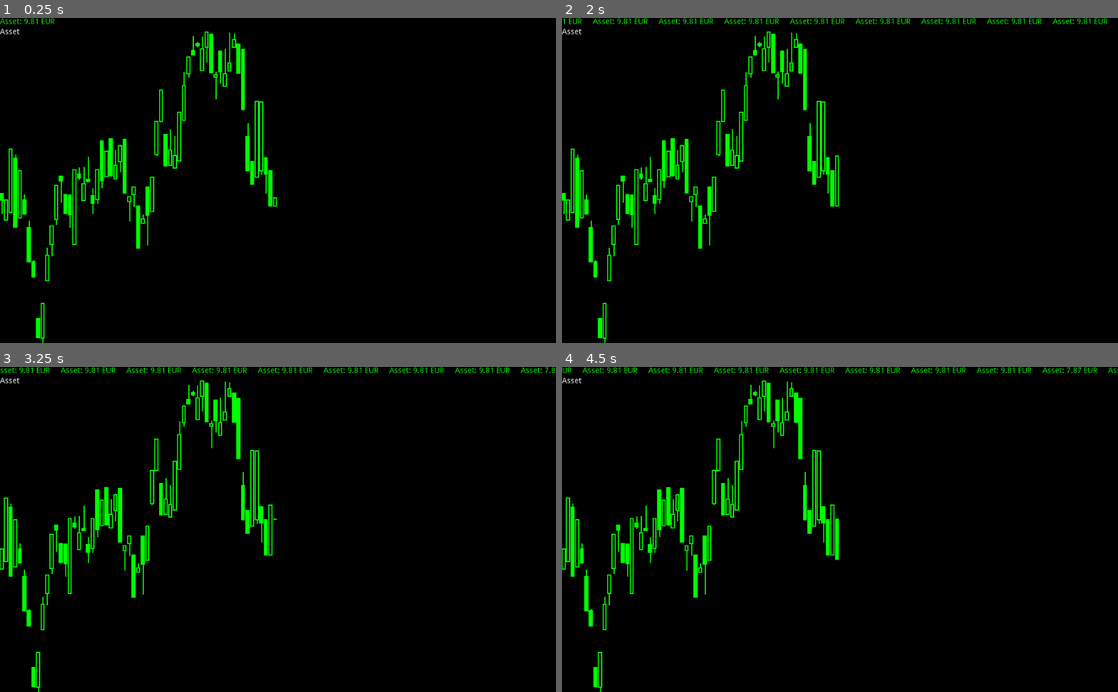
Above: before the commit, frames 1-4 (two rows, left to right).
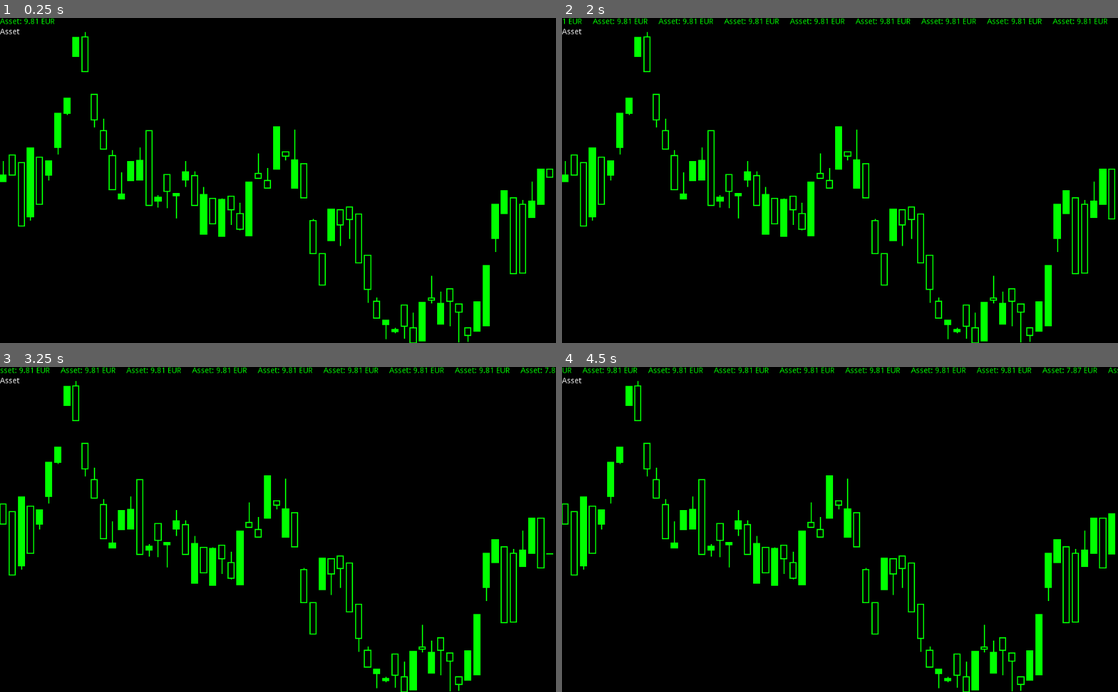
Above: after the commit, the same moments.

Repository: leopnt/hold-my-trade
Game: Godot game, scene res://scenes/Main.tscn
Two runs of this game, one before a commit and one after it. Both use one fixed random seed, a clock stepped at 60 frames per second and the inputs below.
Inputs:
- Up to frame 1 (0.25 s): no input
- Up to frame 2 (2 s): no input
- Up to frame 3 (3.25 s): no input
- Up to frame 4 (4.5 s): no input

The runs differ from the first frame. In frame 1, 8.9% of the frame differs, in the area x 0-100%, y 4-100%; in frame 2, 9.0%; in frame 3, 8.8%; in frame 4, 9.1%.

Commit message:
fix chart orientation

Diff:
--- a/scenes/Main.tscn
+++ b/scenes/Main.tscn
@@ -29,12 +29,11 @@
 margin_top = 26.0
 margin_right = 1024.0
 margin_bottom = 600.0
-columns = 2
 
 [node name="Asset" parent="CanvasLayer/VSplitContainer/GridContainer" instance=ExtResource( 3 )]
 anchor_right = 0.0
 anchor_bottom = 0.0
-margin_right = 512.0
+margin_right = 1024.0
 margin_bottom = 574.0
 
 [node name="PriceTicker" type="Timer" parent="."]
--- a/src/asset.gd
+++ b/src/asset.gd
@@ -34,7 +34,8 @@
 
     for i in range(0, candle_list.size()):
         var candle = candle_list[i]
-        _draw_candle(i, candle, _price_history.min(), _price_history.max())
+        _draw_candle(i, candle,
+            (_price_history + _price_stack).min(), (_price_history + _price_stack).max())
 
 func _get_candle_list():
     var candle_list = []
@@ -54,46 +55,34 @@
     var little_candle_width = 2.0
     var x = idx * candle_width * gap_ratio
 
-    var candle_dyn_height = rect_size.y / (max_hist - min_hist)
-
     var open_price = candle[0]
     var close_price = candle[-1]
 
-    var height = close_price - open_price
+    var mapped_open_price = _map(open_price, min_hist, max_hist, rect_size.y, 0)
+    var mapped_close_price = _map(close_price, min_hist, max_hist, rect_size.y, 0)
+    var height = mapped_close_price - mapped_open_price
 
     var color = Color.green
-    if height < 0:
+    if close_price < open_price:
         color = Color.black
 
     var min_price = candle.min()
     var max_price = candle.max()
 
-    var min_max_height = max_price - min_price
+    var mapped_min_price = _map(min_price, min_hist, max_hist, rect_size.y, 0)
+    var mapped_max_price = _map(max_price, min_hist, max_hist, rect_size.y, 0)
 
-    var min_offset = (min_hist * candle_dyn_height)
+    var min_max_height = mapped_max_price - mapped_min_price
 
     # little candle
     draw_rect(Rect2(
-        x + 0.45 * candle_width,
-        -min_offset + min_price * candle_dyn_height,
-        little_candle_width,
-        min_max_height * candle_dyn_height
+        x + 0.45 * candle_width, mapped_min_price,
+        little_candle_width, min_max_height
         ), Color.green, true)
 
     # big candle
-    draw_rect(Rect2(
-        x,
-        -min_offset + open_price * candle_dyn_height,
-        candle_width,
-        height * candle_dyn_height
-        ), color, true)
-
-    draw_rect(Rect2(
-        x,
-        -min_offset + open_price * candle_dyn_height,
-        candle_width,
-        height * candle_dyn_height
-        ), Color.green, false, 2.0)
+    draw_rect(Rect2(x, mapped_open_price, candle_width, height), color, true)
+    draw_rect(Rect2(x, mapped_open_price, candle_width, height), Color.green, false, 2.0)
 
 func get_price_force() -> float:
     # apply high force to keep price above 2 and apply
@@ -130,3 +119,6 @@
 
 func price_history() -> Array:
     return _price_history
+
+func _map(value, istart, istop, ostart, ostop):
+    return ostart + (ostop - ostart) * ((value - istart) / (istop - istart))
